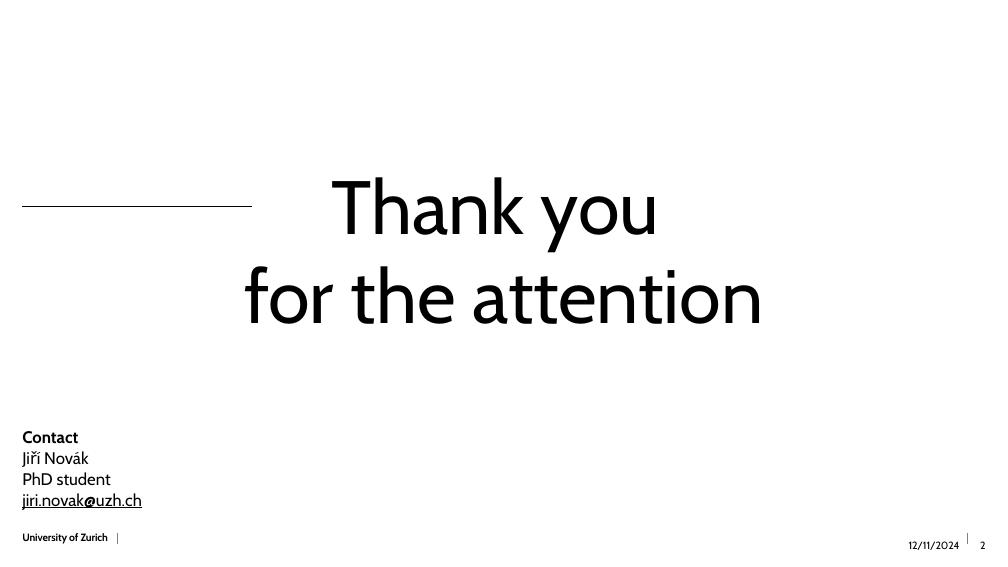
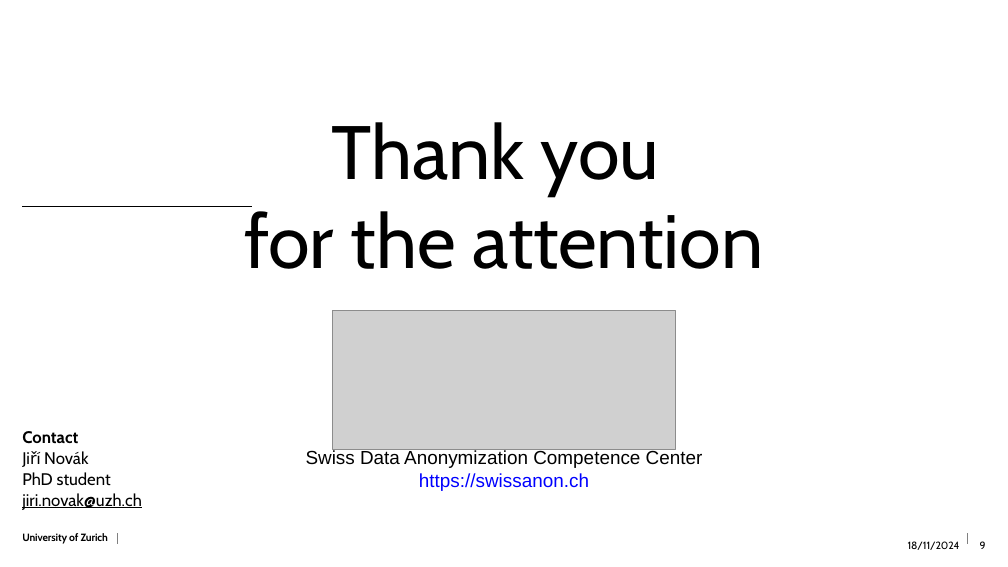
Before and after one commit to Kyoshido/2024_11-Python-project-Data-anonymization, a slide deck: slide 9 of Presentation/Presentation.pptx (slide 2 before the commit). Drawn at 1008x567 pixels with LibreOffice and Linux fonts; fonts in the diff are those of the drawing; grey boxes stand for pictures; background and template pictures are left out. Boxes give left, top, right and bottom in pixels: in the first picture for what was removed or moved away, otherwise in the second. Text is boxed around its words. In the diff, an @@ line names an element or a change of style, - is before the commit and + after.

Commit message:
Presentation

```diff
--- a/Presentation/Presentation.pptx
+++ b/Presentation/Presentation.pptx
@@ text "Thank you": place and size @@
-text "Thank you" at box(244, 177, 764, 324)
+text "Thank you" at box(244, 122, 764, 269)
@@ picture added at box(333, 311, 676, 449) @@
@@ text added at box(306, 449, 703, 491), 18 pt, text #000000 @@
+Swiss Data Anonymization Competence Center
+https://swissanon.ch
@@ text at box(908, 541, 960, 550): text changed @@
-12/11/2024
+18/11/2024
@@ page number at box(980, 541, 986, 549): text changed @@
-2
+9
```
Also in this commit, not shown: 1 other slide changed, 7 slides added, 5 slides removed, 2 other files.
